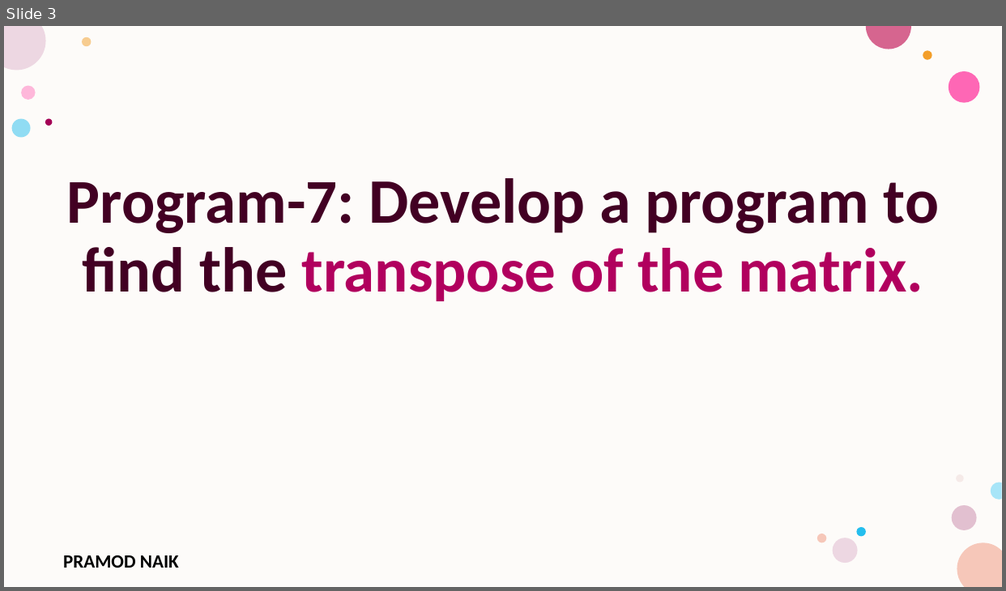
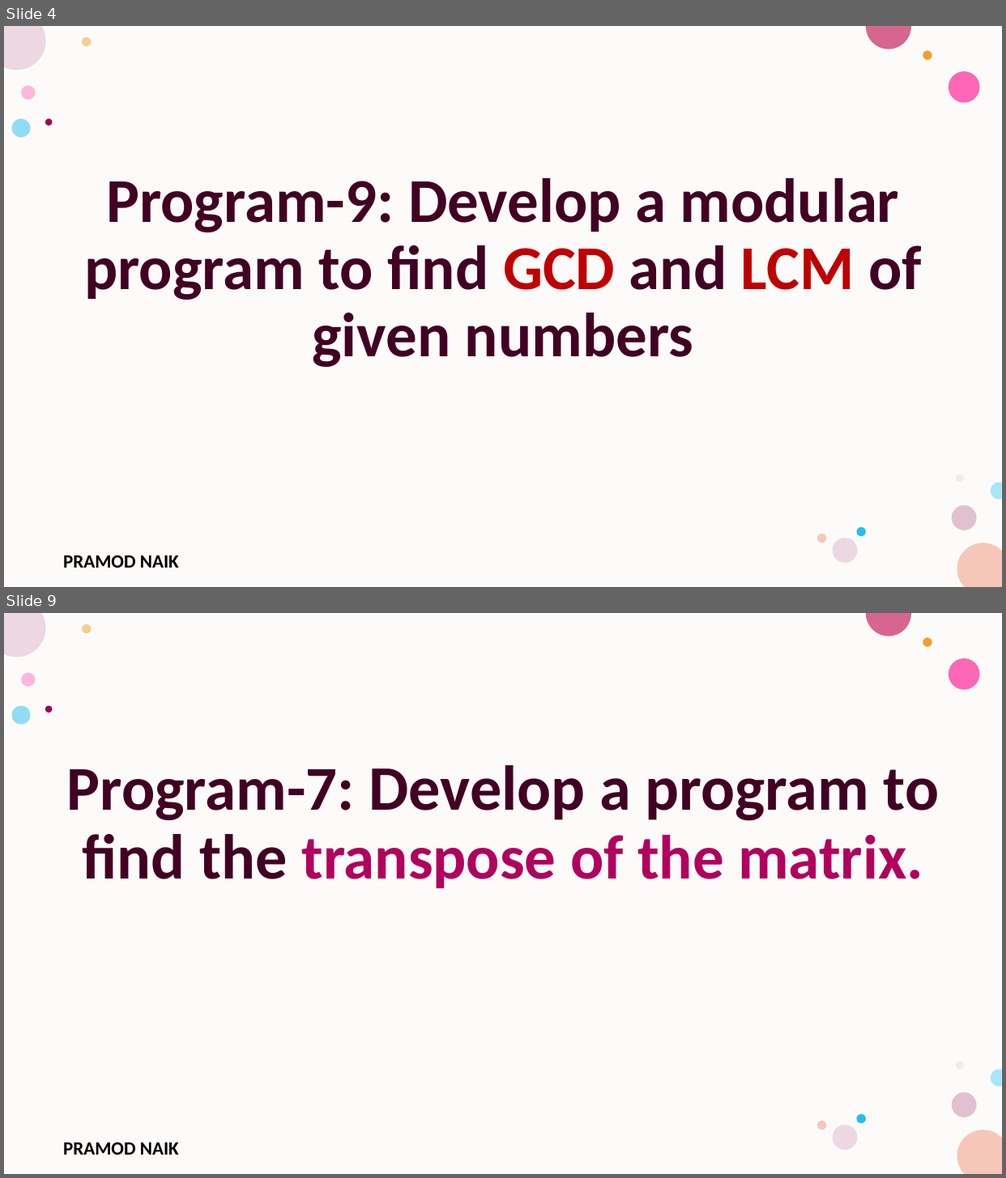
Before and after one commit to PRAMODNAIK-DEV/C-Programming-Lab-Engineering, a slide deck: Lab Programs.pptx. Shown one above the other, each under a label of ours: slide 3 before the commit, slides 4 and 9 after it; the slides between them are not shown. The pictures are 1006x591 and 1006x1178 pixels, drawn with LibreOffice and Linux fonts; fonts in the diff are those of the drawing; background and template pictures are left out. Boxes give left, top, right and bottom in pixels: in the first picture for what was removed or moved away, otherwise in the second. Text is boxed around its words. In the diff, an @@ line names an element or a change of style, - is before the commit and + after.

Commit message:
Completed Program 8 and 9

```diff
--- a/Lab Programs.pptx
+++ b/Lab Programs.pptx
@@ slide 4 added at (x1=4, y1=26, x2=1002, y2=587), background #FFFFFF; not listed: 17 template elements that a slide beside it also shows @@
@@ text added at (x1=84, y1=178, x2=922, y2=367), 60 pt, text #420023, bold @@
+Program-9: Develop a modular program to find GCD and LCM of given numbers
@@ what was slide 3 is now slide 9 @@
```
Also in this commit, not shown: 5 other slides added, 2 other files.
